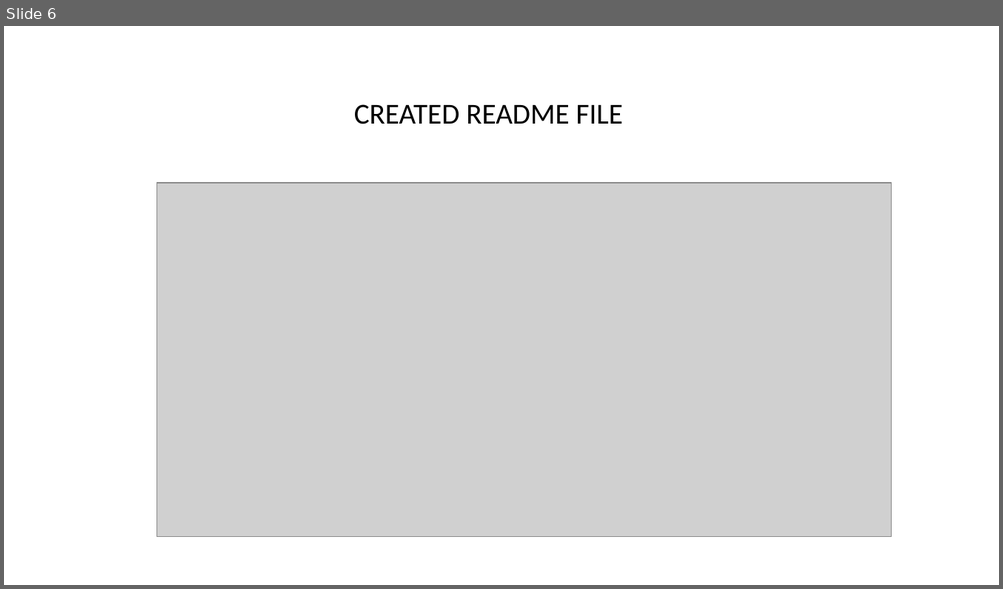
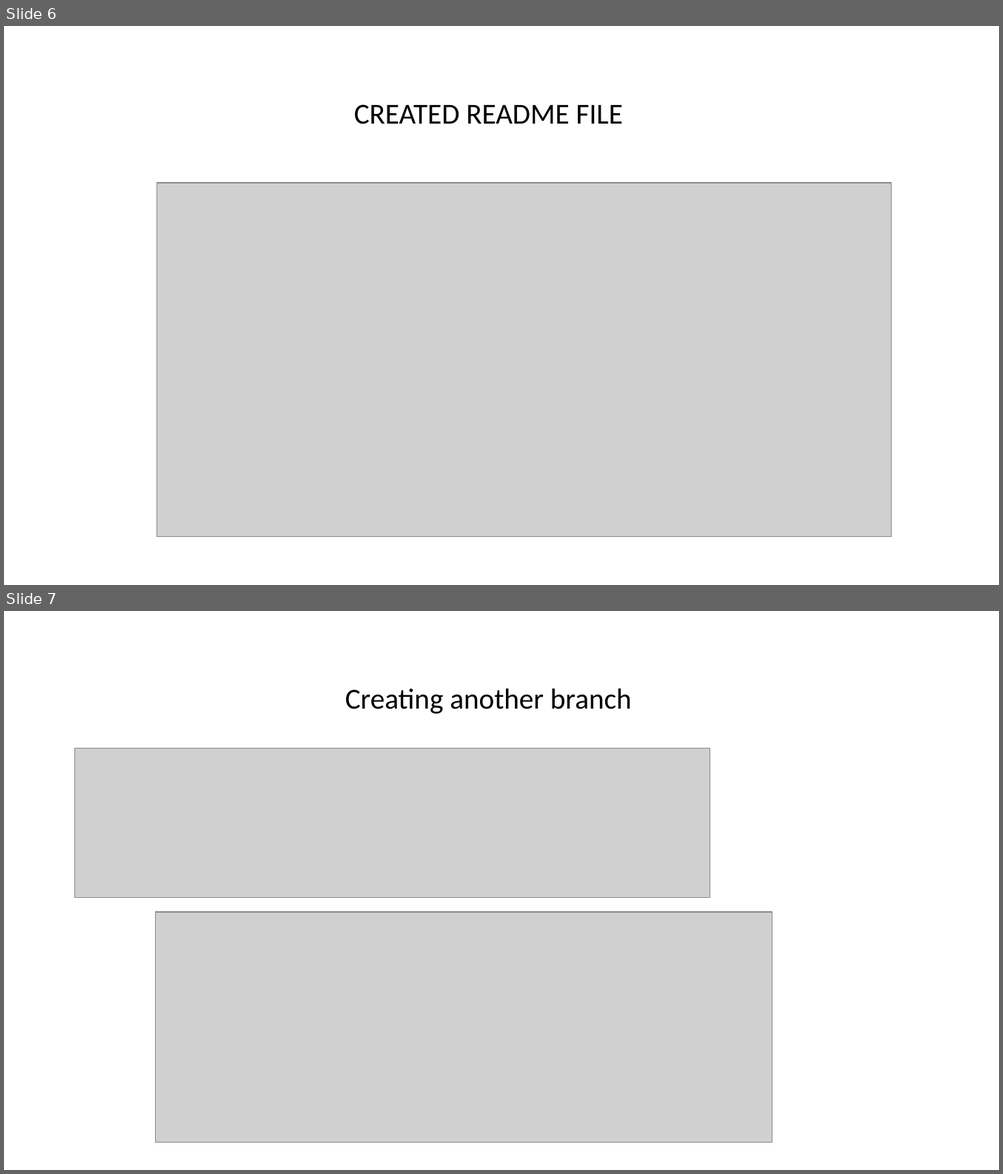
Before and after one commit to VISHALKRISHH/TO-DO-LIST, a slide deck: TASK.pptx. Shown one above the other, each under a label of ours: slide 6 before the commit, slides 6 and 7 after it. The pictures are 1003x589 and 1003x1174 pixels, drawn with LibreOffice and Linux fonts; fonts in the diff are those of the drawing; grey boxes stand for pictures. Boxes give left, top, right and bottom in pixels: in the first picture for what was removed or moved away, otherwise in the second. Text is boxed around its words. In the diff, an @@ line names an element or a change of style, - is before the commit and + after.

```diff
--- a/TASK.pptx
+++ b/TASK.pptx
@@ slide 7 added at box(4, 611, 999, 1170), background #FFFFFF @@
@@ title added at box(345, 688, 632, 714), 28 pt, text #000000 @@
+Creating another branch
@@ picture added at box(75, 749, 710, 898) @@
@@ picture added at box(156, 912, 772, 1143) @@
```
Also in this commit, not shown: 1 slide changed, 3 other slides added, 4 slides removed.
